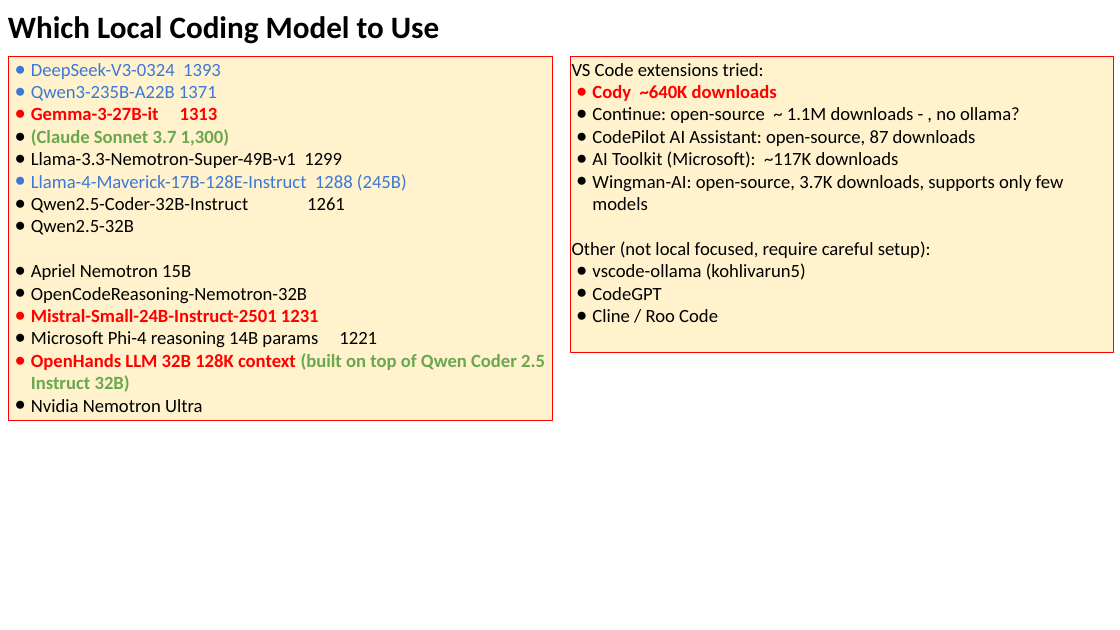
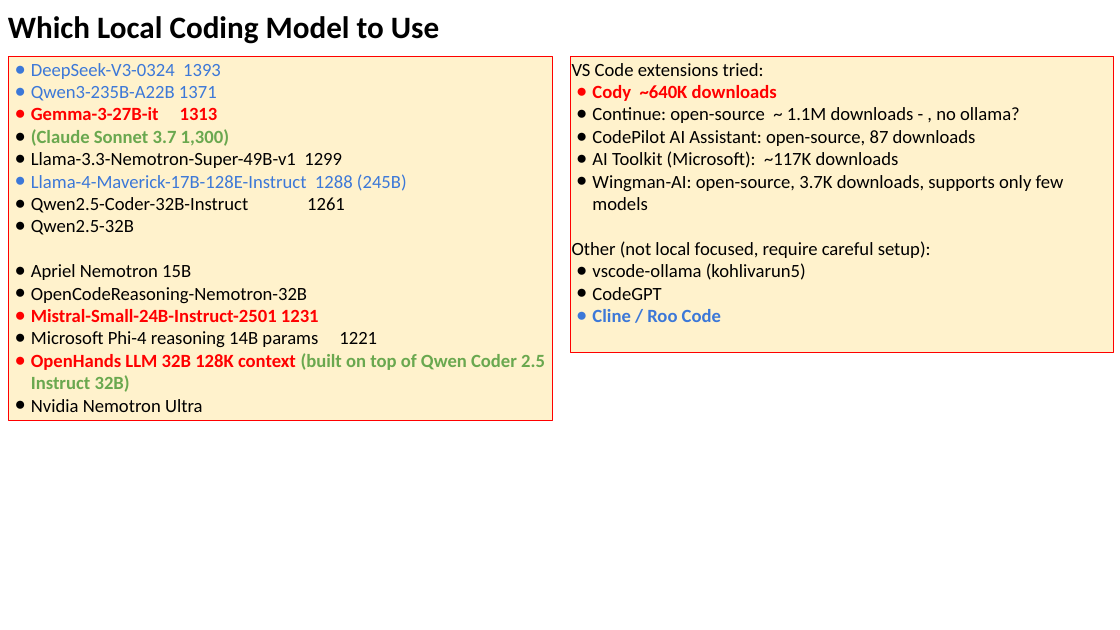
Before and after one commit to lselector/seminar, a slide deck: slide 11 of 2025/2025-05-16-AI-Updates.pptx (slide 9 before the commit). Drawn at 1120x630 pixels with LibreOffice and Linux fonts; fonts in the diff are those of the drawing. Boxes give left, top, right and bottom in pixels: in the first picture for what was removed or moved away, otherwise in the second. Text is boxed around its words. In the diff, an @@ line names an element or a change of style, - is before the commit and + after.

```diff
--- a/2025/2025-05-16-AI-Updates.pptx
+++ b/2025/2025-05-16-AI-Updates.pptx
@@ text in rectangle at box(592, 309, 721, 322): text colour #000000 to #3C78D8, bold on in "Cline / Roo Code"; bullet colour #000000 to #3C78D8 @@
```
Also in this commit, not shown: 4 other slides changed, 2 slides added.
